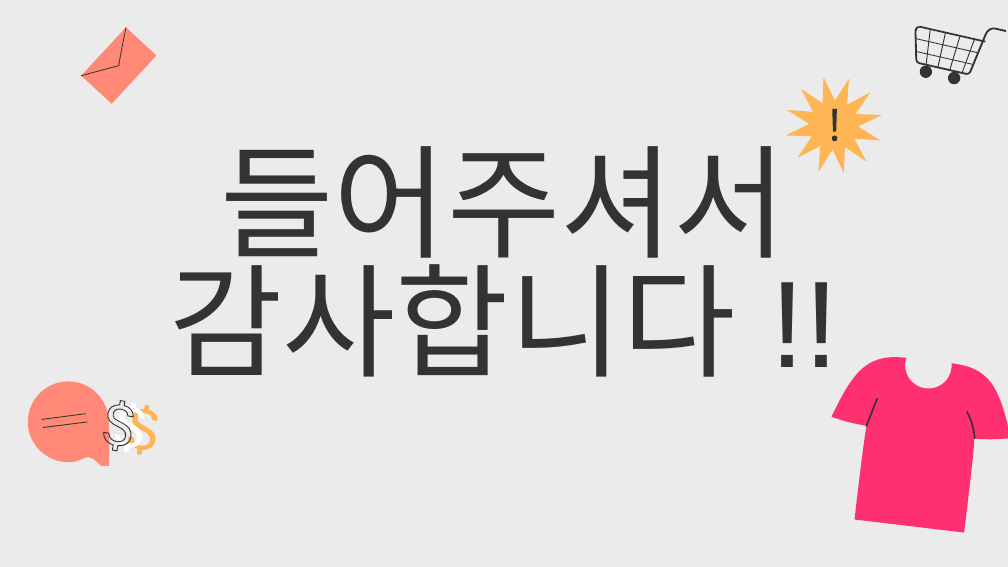
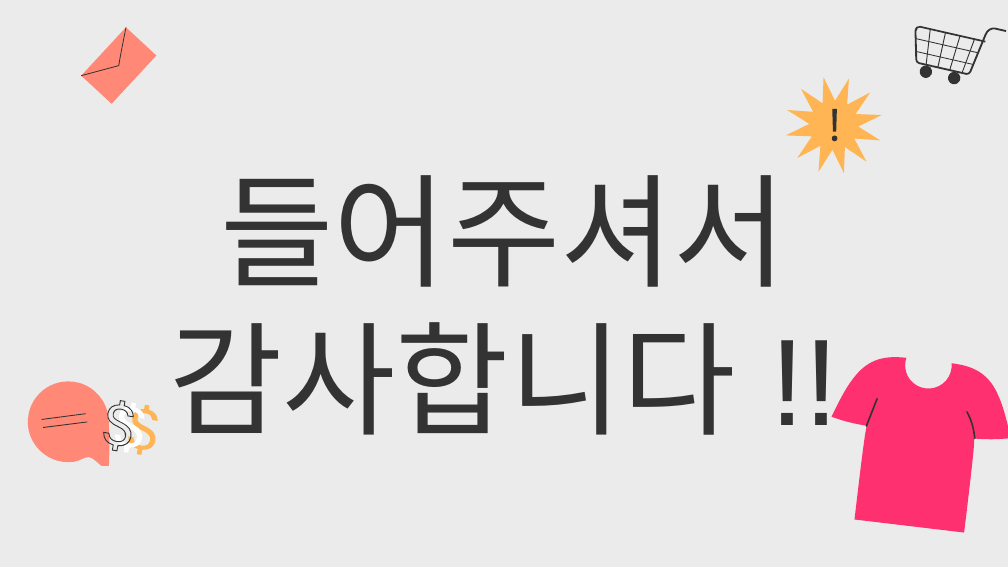
Before and after one commit to kpollz/KpollZ, a slide deck: slide 10 of 쇼핑 - 말하기.pptx (slide 9 before the commit). Drawn at 1008x567 pixels with LibreOffice and Linux fonts; fonts in the diff are those of the drawing. Boxes give left, top, right and bottom in pixels: in the first picture for what was removed or moved away, otherwise in the second. Text is boxed around its words. In the diff, an @@ line names an element or a change of style, - is before the commit and + after.

```diff
--- a/쇼핑 - 말하기.pptx
+++ b/쇼핑 - 말하기.pptx
@@ title "들어주셔서 감사합니다 !!" at (x1=169, y1=175, x2=788, y2=435): line spacing 0.8 to 1 @@
```
Also in this commit, not shown: 5 other slides changed, 1 slide added.
